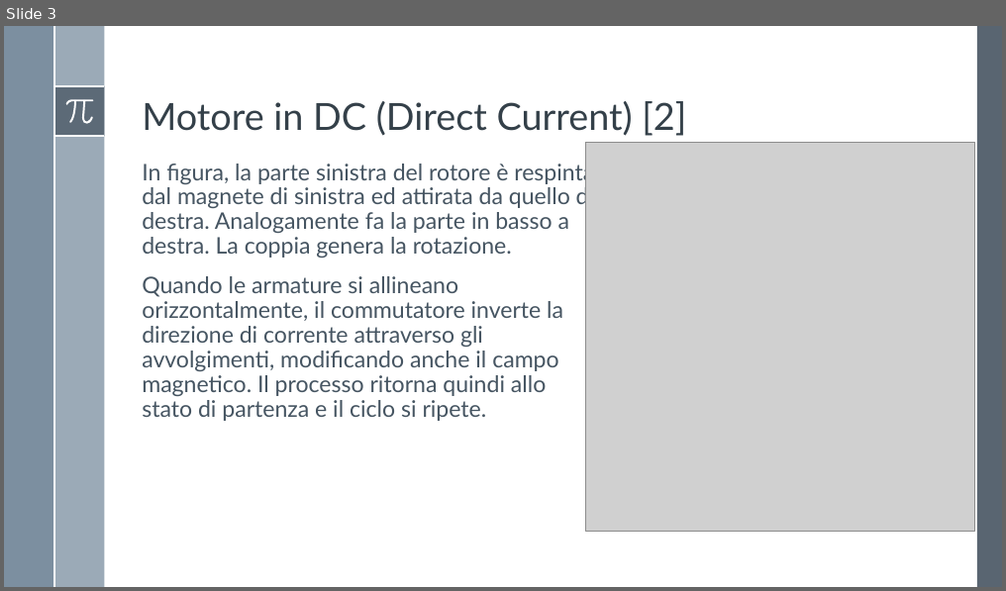
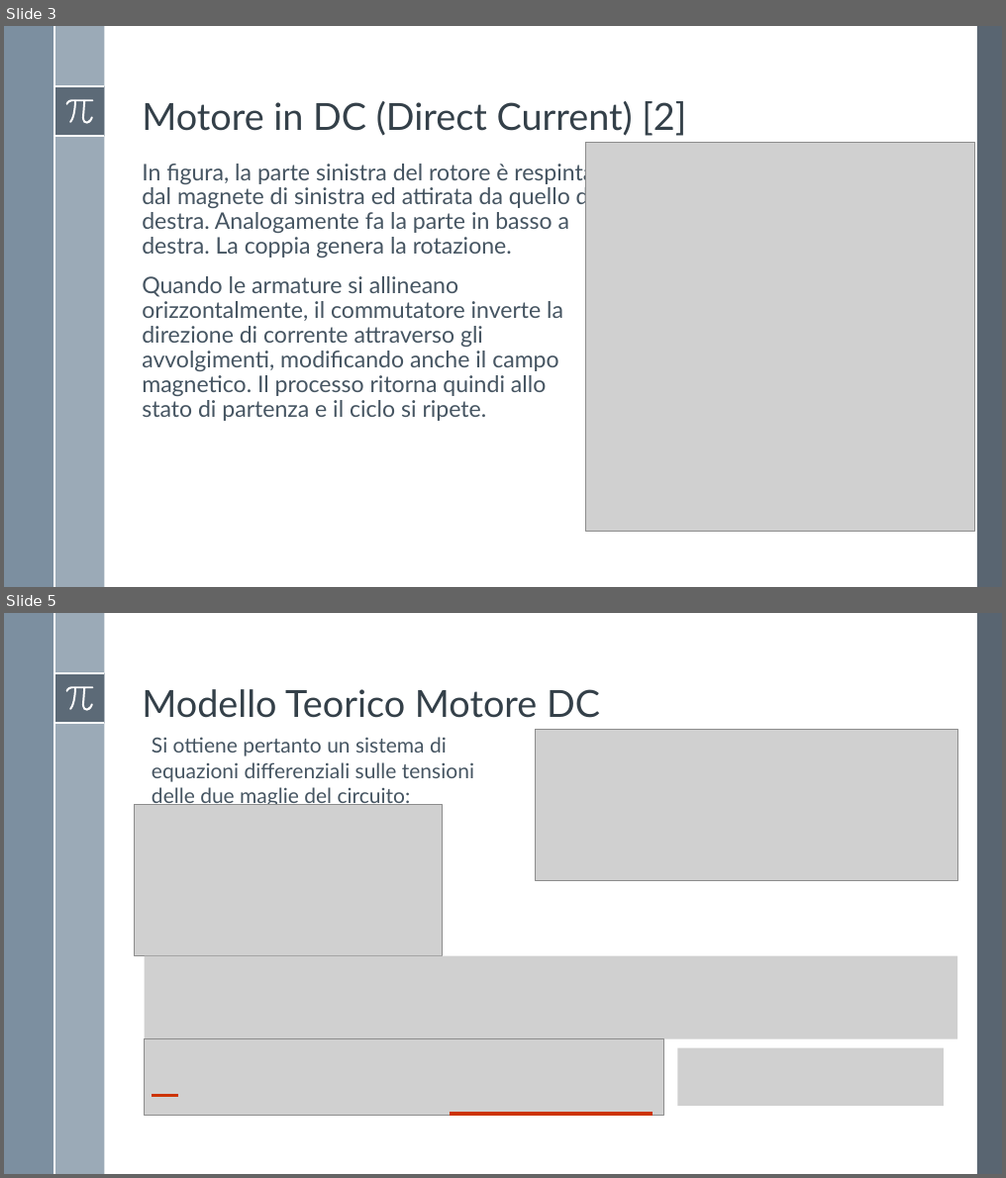
Before and after one commit to Alfystar/mv-Project, a slide deck: 00_Relazione/Modello e identificazione di un motore DC/Modello e identificazione di un motore DC.pptx. Shown one above the other, each under a label of ours: slide 3 before the commit, slides 3 and 5 after it; the slides between them are not shown. The pictures are 1006x591 and 1006x1178 pixels, drawn with LibreOffice and Linux fonts; fonts in the diff are those of the drawing; grey boxes stand for pictures. Boxes give left, top, right and bottom in pixels: in the first picture for what was removed or moved away, otherwise in the second. Text is boxed around its words. In the diff, an @@ line names an element or a change of style, - is before the commit and + after.

```diff
--- a/00_Relazione/Modello e identificazione di un motore DC/Modello e identificazione di un motore DC.pptx
+++ b/00_Relazione/Modello e identificazione di un motore DC/Modello e identificazione di un motore DC.pptx
@@ slide 5 added at (x1=4, y1=613, x2=1002, y2=1174), background #FFFFFF; not listed: 8 template elements that a slide beside it also shows @@
@@ title added at (x1=142, y1=689, x2=600, y2=718), 36 pt, text #35404A @@
+Modello Teorico Motore DC
@@ picture added at (x1=535, y1=729, x2=957, y2=880) @@
@@ text added at (x1=152, y1=737, x2=474, y2=808), 20 pt, text #465562 @@
+Si ottiene pertanto un sistema di equazioni differenziali sulle tensioni delle due maglie del circuito:
@@ picture added at (x1=135, y1=805, x2=442, y2=957) @@
@@ picture added at (x1=144, y1=957, x2=957, y2=1040) @@
@@ picture added at (x1=144, y1=1040, x2=663, y2=1115) @@
@@ picture added at (x1=678, y1=1048, x2=944, y2=1106) @@
@@ line added from (152, 1096) to (178, 1096), #CC3300 3 pt @@
@@ line added from (450, 1114) to (653, 1114), #CC3300 3 pt @@
```
Also in this commit, not shown: 3 slides changed, 26 other files.
